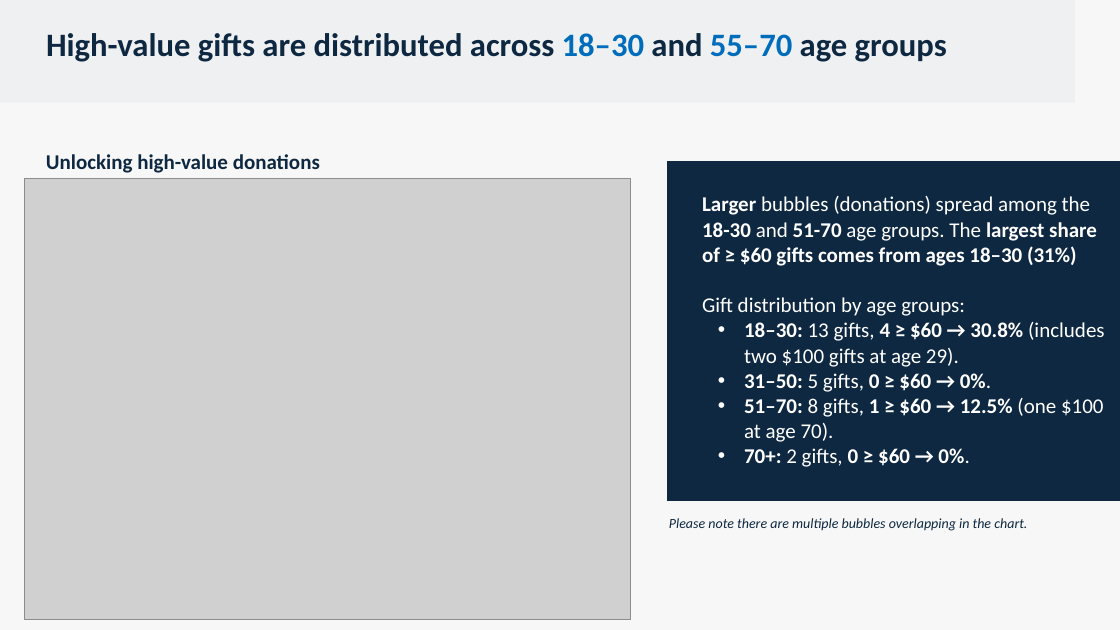
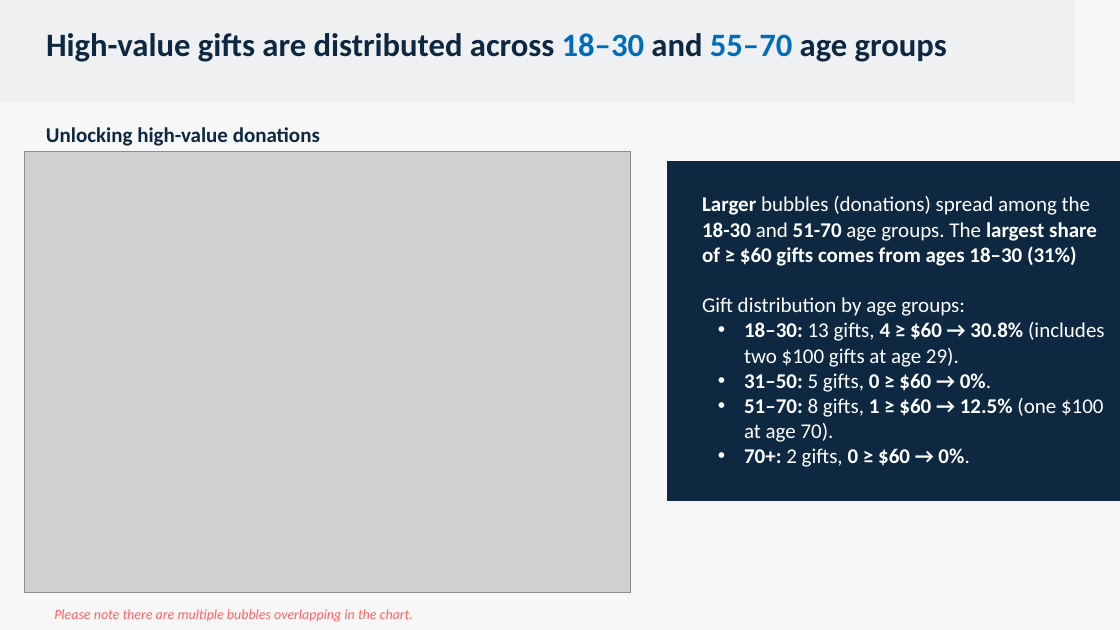
Before and after one commit to debdavid/fundraising_campaign, a slide deck: slide 3 of FundraisingAnalysis.pptx. Drawn at 1120x630 pixels with LibreOffice and Linux fonts; fonts in the diff are those of the drawing; grey boxes stand for pictures; background and template pictures are left out. Boxes give left, top, right and bottom in pixels: in the first picture for what was removed or moved away, otherwise in the second. Text is boxed around its words. In the diff, an @@ line names an element or a change of style, - is before the commit and + after.

```diff
--- a/FundraisingAnalysis.pptx
+++ b/FundraisingAnalysis.pptx
@@ text "Unlocking high-value donations" moved from (x1=46, y1=154, x2=320, y2=173) to (x1=46, y1=127, x2=320, y2=146) @@
@@ picture moved from (x1=25, y1=179, x2=631, y2=620) to (x1=25, y1=151, x2=631, y2=592) @@
@@ text "Please note there are multiple ..." moved from (x1=669, y1=518, x2=1027, y2=531) to (x1=54, y1=609, x2=413, y2=622) @@
@@ text "Please note there are multiple ..." at (x1=54, y1=609, x2=413, y2=622): text colour #0E2841 to #FF6464 @@
```
Also in this commit, not shown: 2 other slides changed.
